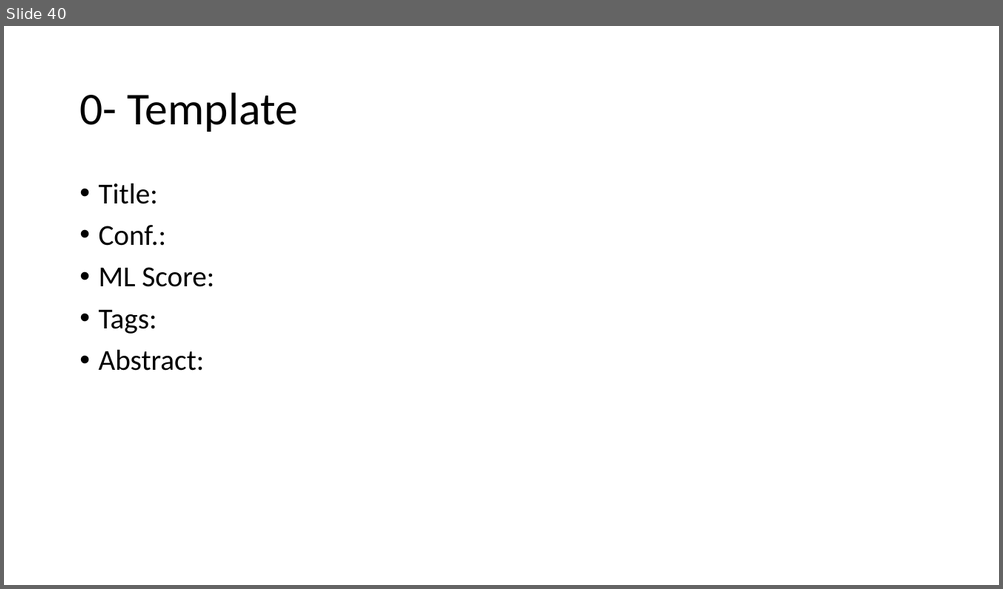
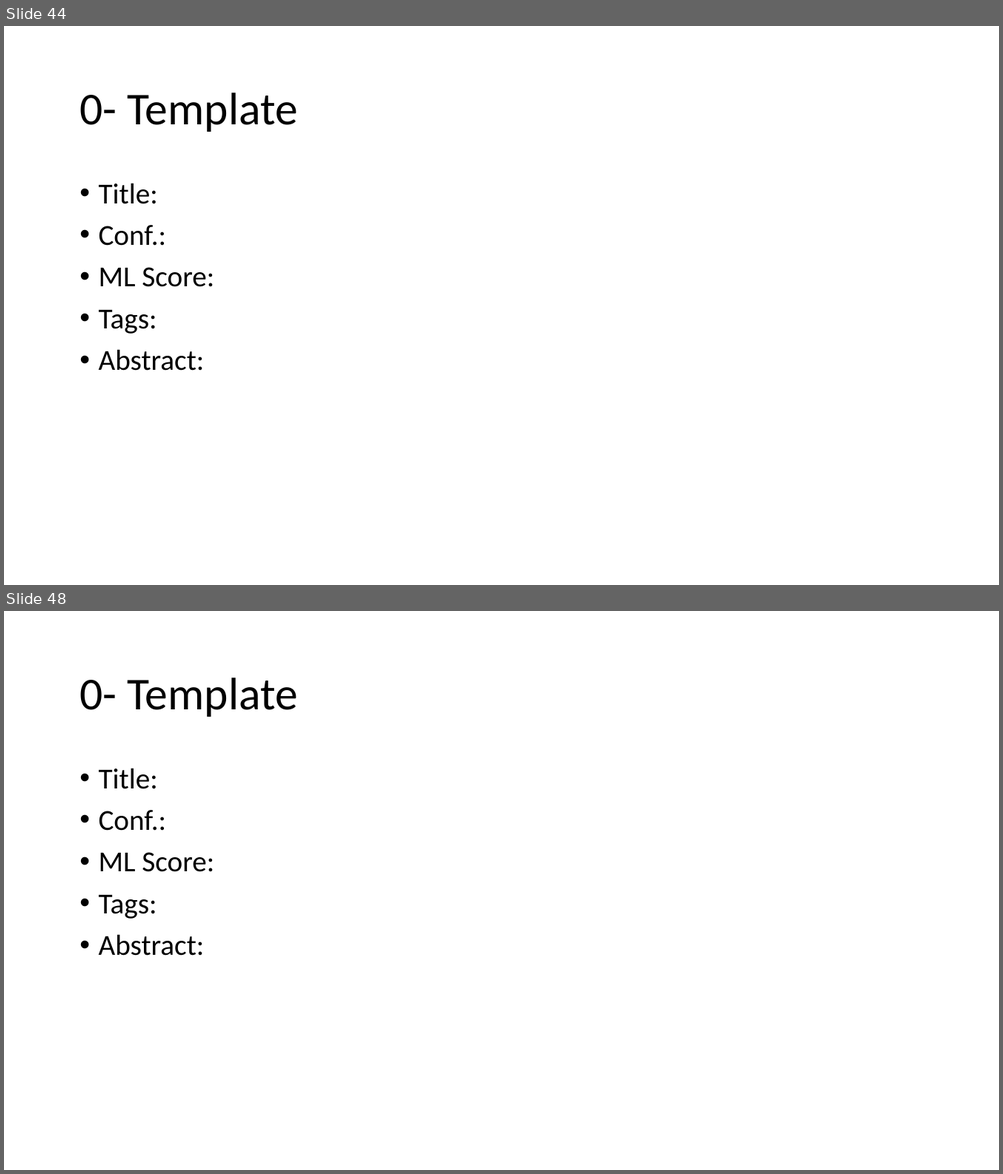
Before and after one commit to AhmadM-DL/SEML, a slide deck: SEML.pptx. Shown one above the other, each under a label of ours: slide 40 before the commit, slides 44 and 48 after it; the slides between them are not shown. The pictures are 1003x589 and 1003x1174 pixels, drawn with LibreOffice and Linux fonts; fonts in the diff are those of the drawing. Boxes give left, top, right and bottom in pixels: in the first picture for what was removed or moved away, otherwise in the second. Text is boxed around its words. In the diff, an @@ line names an element or a change of style, - is before the commit and + after.

```diff
--- a/SEML.pptx
+++ b/SEML.pptx
@@ slide 48 added at bbox=[4, 611, 999, 1170], background #FFFFFF @@
@@ title added at bbox=[79, 678, 297, 717], 44 pt, text #000000 @@
+0- Template
@@ text added at bbox=[99, 768, 214, 956], 28 pt, text #000000 @@
+• Title:
+• Conf.:
+• ML Score:
+• Tags:
+• Abstract:
@@ what was slide 40 is now slide 44 @@
```
Also in this commit, not shown: 1 slide changed, 19 other slides added.
